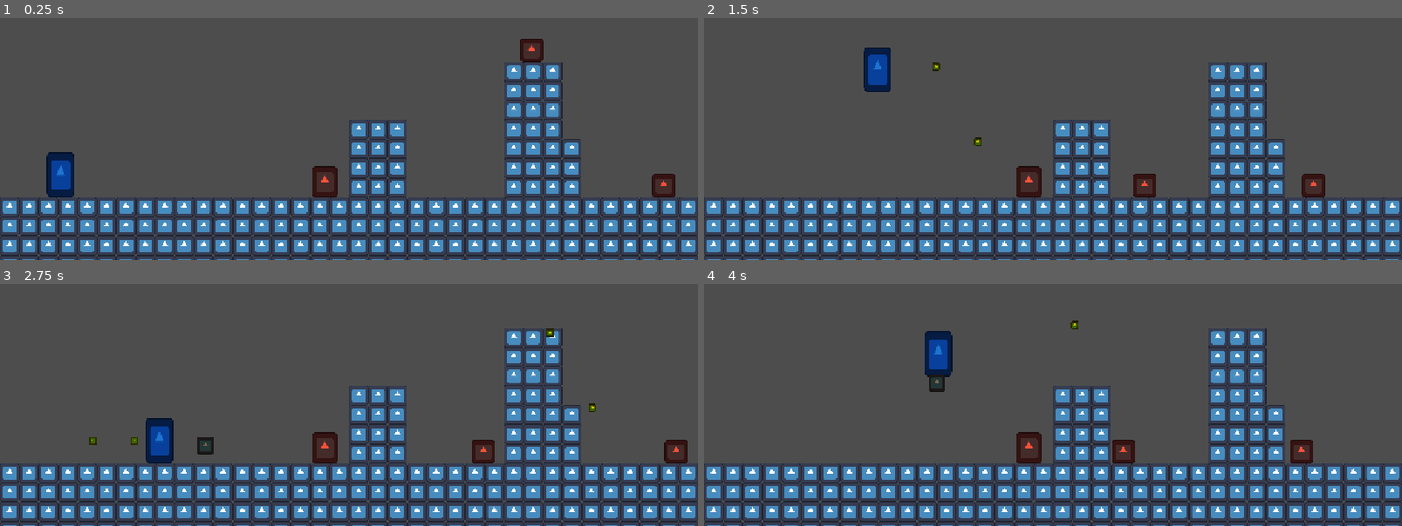
Above: before the commit, frames 1-4 (two rows, left to right).
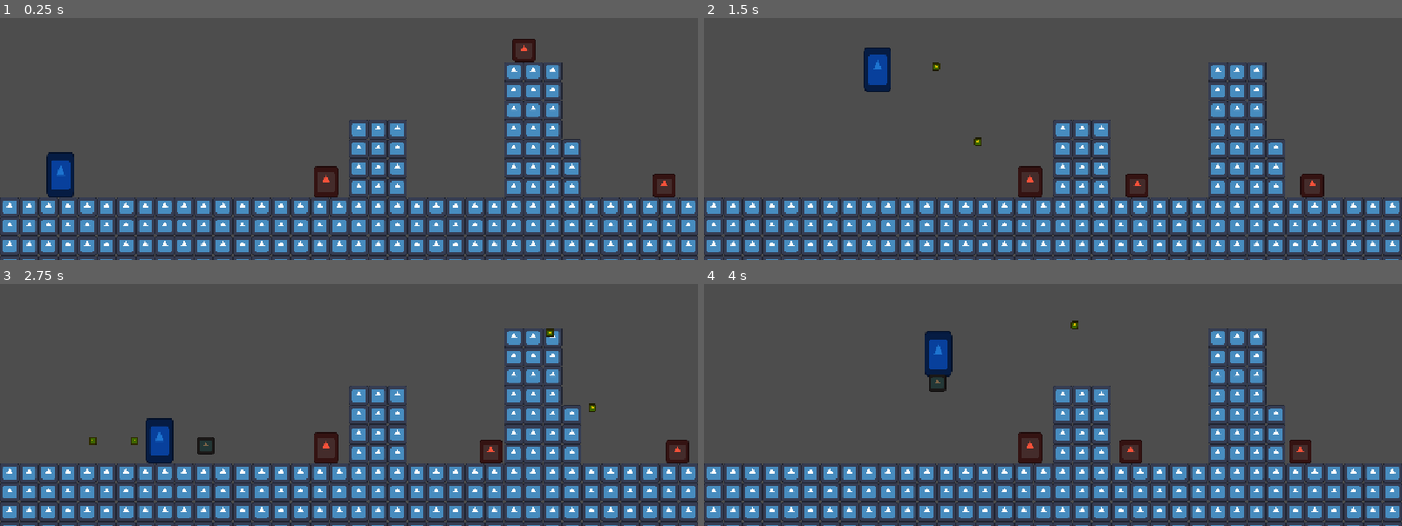
Above: after the commit, the same moments.

Repository: TitaniumTastesGood/Gedi_Tutorial
Game: Godot game, scene res://root.tscn
Same seed, same stepped clock (60 frames per second), same inputs: the game is played once before the commit and once after it. The engine's default icon, where the game draws it, is replaced by a stand-in: a white triangle on a blue panel in a dark square.
Inputs:
- Up to frame 1 (0.25 s): no input
- Up to frame 2 (1.5 s): hold X (shoot) 0.53-1.28 s; hold Right (right) from 0.53 s (still down); tap Z (jump) at 0.77 s; tap X (shoot) at 1.35 s
- Up to frame 3 (2.75 s): tap Z (jump) at 1.52 s; release Right (right) at 2.03 s; hold Left (left) from 2.03 s (still down); hold X (shoot) from 2.03 s (still down)
- Up to frame 4 (4 s): release Left (left) at 2.78 s; release X (shoot) at 2.78 s; hold Right (right) from 2.78 s (still down); tap X (shoot) at 2.85 s; tap Z (jump) at 3.02, 3.77 s; hold X (shoot) from 3.53 s (still down)

The runs differ from the first frame. In frame 1, 0.4% of the frame differs, in the area x 44-97%, y 8-75%; in frame 2, 0.4%; in frame 3, 0.5%, in the area x 28-99%, y 61-75%; in frame 4, 0.5%.

Commit message:
added win condition

Diff:
--- a/gedi-tutorial/creature.gd
+++ b/gedi-tutorial/creature.gd
@@ -40,6 +40,7 @@
 		die()
 
 func die():
+	$/root/Root.check_for_win()
 	get_tree().queue_delete(self)
 
 func _physics_process(_delta):
--- a/gedi-tutorial/root.gd
+++ b/gedi-tutorial/root.gd
@@ -5,3 +5,9 @@
 
 func spawn_enemy(enemy):
 	add_child(enemy)
+
+func check_for_win():
+	for spawner in get_node("Enemy_Spawners").get_children():
+		if spawner.enemies_left >= 0:
+			return false
+	$Label.visible = true
--- a/gedi-tutorial/root.tscn
+++ b/gedi-tutorial/root.tscn
@@ -55,16 +55,26 @@
 [node name="Enemy_Spawners" type="Node2D" parent="." unique_id=1078332270]
 
 [node name="Spawner_1" type="Node2D" parent="Enemy_Spawners" unique_id=1974185980]
-position = Vector2(536, 515)
+position = Vector2(538, 544)
 script = ExtResource("4_28aoi")
 
 [node name="Spawner_2" type="Node2D" parent="Enemy_Spawners" unique_id=1488631240]
-position = Vector2(903, 294)
+position = Vector2(891, 320)
 script = ExtResource("4_28aoi")
 
 [node name="Spawner_3" type="Node2D" parent="Enemy_Spawners" unique_id=1347016592]
-position = Vector2(1121, 520)
+position = Vector2(1122, 544)
 script = ExtResource("4_28aoi")
+
+[node name="Label" type="Label" parent="." unique_id=457188996]
+visible = false
+offset_left = 476.0
+offset_top = 274.0
+offset_right = 676.0
+offset_bottom = 374.0
+text = "You win!"
+horizontal_alignment = 1
+vertical_alignment = 1
 
 [connection signal="area_entered" from="Player/Hitbox" to="Player" method="_on_hitbox_area_entered"]
 [connection signal="body_entered" from="Player/Hitbox" to="Player" method="_on_hitbox_body_entered"]
--- a/gedi-tutorial/spawner.gd
+++ b/gedi-tutorial/spawner.gd
@@ -1,5 +1,6 @@
 extends Node
 
+var enemies_left = 3
 var spawn_timer = 6
 var spawn_time = 0
 var spawned
@@ -9,7 +10,7 @@
 
 func _process(delta):
 	spawn_time -= delta
-	if spawn_time <= 0:
+	if spawn_time <= 0 and enemies_left >= 0:
 		if spawned == null:
 			var guy
 			if randi() % 2 == 0:
@@ -19,4 +20,5 @@
 			guy.position = self.position
 			spawned = guy
 			$/root/Root.spawn_enemy(guy)
+			enemies_left -= 1
 		spawn_time = spawn_timer
--- a/gedi-tutorial/walker.gd
+++ b/gedi-tutorial/walker.gd
@@ -3,6 +3,7 @@
 const SPEED = 120
 
 func _ready():
+	super()
 	hp = 3
 	damage = 4
 	auto_turnaround = true
